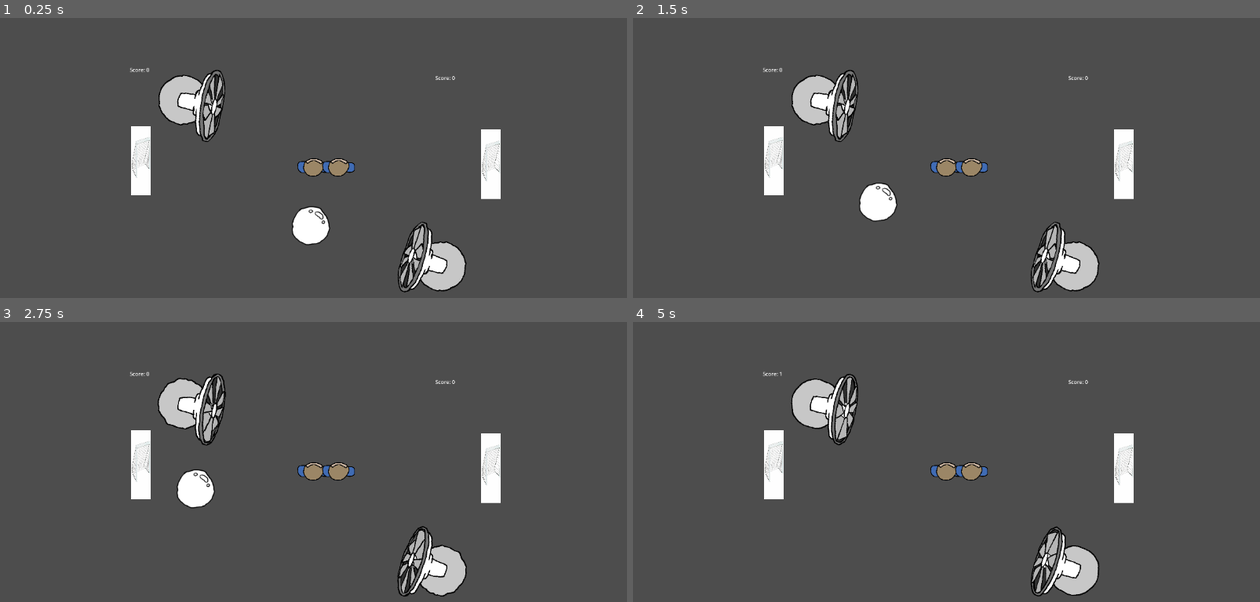
Above: before the commit, frames 1-4 (two rows, left to right).
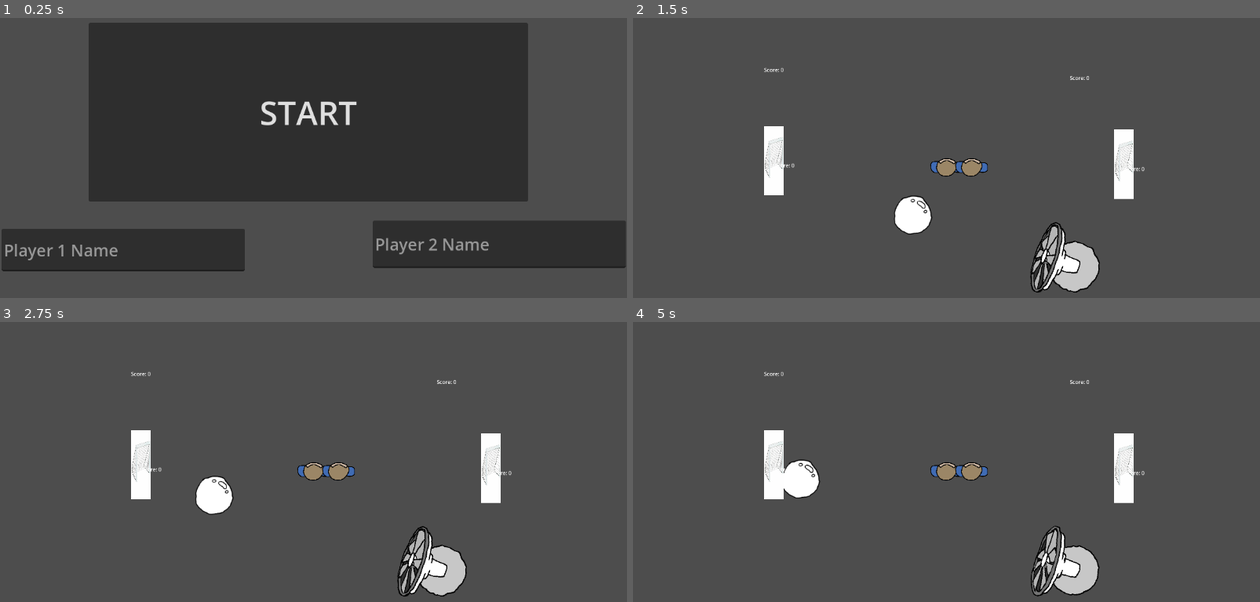
Above: after the commit, the same moments.

Repository: Calandir/ggj-2025
Game: Godot game, scene res://Scenes/menu.tscn
Two runs of this game, one before a commit and one after it. Both use one fixed random seed, a clock stepped at 60 frames per second and the inputs below. Before the commit the project starts from res://Scenes/example_scene.tscn.
Inputs (mouse positions are in pixels of both pictures, inside the frame that each line leads up to):
- Up to frame 1 (0.25 s): no input
- Up to frame 2 (1.5 s): click (940, 113) at 0.5 s, where only the run after the commit has a clickable "START"
- Up to frame 3 (2.75 s): no input
- Up to frame 4 (5 s): no input

The runs differ from the first frame. In frame 1, 58% of the frame differs, in the area x 0-100%, y 1-99%; in frame 2, 3.8%; in frame 3, 2.7%; in frame 4, 3.2%.

Commit message:
Added Main Menu

Diff:
--- a/HUD.tscn
+++ /dev/null
@@ -1,6 +0,0 @@
-[gd_scene load_steps=2 format=3 uid="uid://c01tmvuqy6n3q"]
-
-[ext_resource type="Script" path="res://HUD.gd" id="1_chea0"]
-
-[node name="Node2D" type="Node2D"]
-script = ExtResource("1_chea0")
--- a/Scenes/Goal.tscn
+++ b/Scenes/Goal.tscn
@@ -1,7 +1,8 @@
-[gd_scene load_steps=4 format=3 uid="uid://b2na6tf1un6wr"]
+[gd_scene load_steps=5 format=3 uid="uid://b2na6tf1un6wr"]
 
 [ext_resource type="Script" path="res://Scenes/goal.gd" id="1_xq1kv"]
 [ext_resource type="Texture2D" uid="uid://bdkftgpenn51f" path="res://Art/FreeKick_Soccer_Goal___44127.jpg" id="2_w2pto"]
+[ext_resource type="Script" path="res://Scenes/label.gd" id="3_m6q48"]
 
 [sub_resource type="RectangleShape2D" id="RectangleShape2D_w48lf"]
 size = Vector2(32.5, 148)
@@ -19,4 +20,9 @@
 scale = Vector2(0.1, 0.354583)
 texture = ExtResource("2_w2pto")
 
+[node name="Label" type="Label" parent="."]
+offset_right = 40.0
+offset_bottom = 23.0
+script = ExtResource("3_m6q48")
+
 [connection signal="body_entered" from="." to="." method="_on_Area2D_body_entered"]
--- /dev/null
+++ b/Scenes/example_scene.gd
@@ -0,0 +1,13 @@
+extends Node2D
+
+
+# Called when the node enters the scene tree for the first time.
+func _ready() -> void:
+	print("Player 1: " + Globalvars.player1_name)
+	print("Player 2: " + Globalvars.player2_name)
+	pass # Replace with function body.
+
+
+# Called every frame. 'delta' is the elapsed time since the previous frame.
+func _process(delta: float) -> void:
+	pass
--- a/Scenes/example_scene.tscn
+++ b/Scenes/example_scene.tscn
@@ -1,13 +1,15 @@
-[gd_scene load_steps=7 format=3 uid="uid://bi38mugybmfl0"]
+[gd_scene load_steps=8 format=3 uid="uid://bi38mugybmfl0"]
 
 [ext_resource type="Script" path="res://Scripts/debug_bubble_spawner.gd" id="1_7vexg"]
 [ext_resource type="PackedScene" uid="uid://dthq8fdiqs16e" path="res://Scenes/Bubble.tscn" id="1_b6d3v"]
+[ext_resource type="Script" path="res://Scenes/example_scene.gd" id="1_poy5t"]
 [ext_resource type="PackedScene" uid="uid://bww2ytek0n024" path="res://Scenes/Fan.tscn" id="2_acuum"]
 [ext_resource type="PackedScene" uid="uid://b2na6tf1un6wr" path="res://Scenes/Goal.tscn" id="3_m40s0"]
 [ext_resource type="Script" path="res://Scenes/label.gd" id="4_em4yn"]
 [ext_resource type="PackedScene" uid="uid://d2886r8qbijju" path="res://Scenes/player.tscn" id="4_t3qv7"]
 
 [node name="MainScene" type="Node2D"]
+script = ExtResource("1_poy5t")
 
 [node name="Camera2D" type="Camera2D" parent="."]
 zoom = Vector2(0.6, 0.6)
@@ -17,10 +19,6 @@
 [node name="Fan0_Area2D" parent="." instance=ExtResource("2_acuum")]
 position = Vector2(369, 294)
 rotation = 3.44528
-
-[node name="Fan1_Area2D2" parent="." instance=ExtResource("2_acuum")]
-position = Vector2(-376, -200)
-rotation = 0.183077
 
 [node name="Player 0" parent="." instance=ExtResource("4_t3qv7")]
 
@@ -48,6 +46,7 @@
 offset_right = 113.0
 offset_bottom = -256.0
 script = ExtResource("4_em4yn")
+playerIdentifier = 1
 metadata/_edit_use_anchors_ = true
 
 [node name="DebugBubbleSpawner" type="Node" parent="."]
--- a/Scenes/goal.gd
+++ b/Scenes/goal.gd
@@ -3,6 +3,7 @@
 # Keep track of bubbles eaten by goal
 
 var score = 0
+@export var goal_num: int = 0
 
 
 
--- a/Scenes/label.gd
+++ b/Scenes/label.gd
@@ -2,10 +2,17 @@
 
 # Declare the score variable
 var score : int = 0
+var playername : String = ""
+@export var playerIdentifier: int = 0
 
 # Called when the node enters the scene tree for the first time.
 func _ready() -> void:
-	self.text = "Score: " + str(score)
+	#print(Globalvars.player1_name)
+	if playerIdentifier == 0:
+		self.text = Globalvars.player1_name + " Score: " + str(score)
+	else:
+		self.text = Globalvars.player2_name + " Score: " + str(score)
+
 	pass # Replace with function body.
 
 
@@ -16,10 +23,14 @@
 
 # Function to update the score and update the UI text
 func update_score():
-	score += 1
-	self.text = "Score: " + str(score)
+	Globalvars.player1_score += 1
+	self.text = Globalvars.player1_name + " Score: " + str(score)
 
 
 func _on_goal_goal_scored() -> void:
 	score += 1
-	self.text = "Score: " + str(score)
+	print("potato")
+	if playerIdentifier == 0:
+		self.text = Globalvars.player1_name + " Score: " + str(score)
+	else:
+		self.text = Globalvars.player2_name + " Score: " + str(score)
--- /dev/null
+++ b/Scenes/menu.tscn
@@ -0,0 +1,42 @@
+[gd_scene load_steps=2 format=3 uid="uid://b6xt6h1205gbq"]
+
+[ext_resource type="Script" path="res://menu.gd" id="1_rnsg8"]
+
+[node name="Menu" type="Control"]
+layout_mode = 3
+anchors_preset = 15
+anchor_right = 1.0
+anchor_bottom = 1.0
+grow_horizontal = 2
+grow_vertical = 2
+script = ExtResource("1_rnsg8")
+
+[node name="Button" type="Button" parent="."]
+layout_mode = 1
+anchors_preset = -1
+anchor_right = 0.203
+anchor_bottom = 0.241
+offset_left = 163.0
+offset_top = 58.0
+offset_right = 736.144
+offset_bottom = 230.832
+theme_override_font_sizes/font_size = 60
+text = "START"
+
+[node name="LineEdit1" type="LineEdit" parent="."]
+layout_mode = 0
+offset_left = 3.0
+offset_top = 437.0
+offset_right = 450.0
+offset_bottom = 515.0
+theme_override_font_sizes/font_size = 30
+placeholder_text = "Player 1 Name"
+
+[node name="LineEdit2" type="LineEdit" parent="."]
+layout_mode = 0
+offset_left = 685.0
+offset_top = 422.0
+offset_right = 1150.0
+offset_bottom = 509.0
+theme_override_font_sizes/font_size = 30
+placeholder_text = "Player 2 Name"
--- a/HUD.gd
+++ b/Scripts/globalvars.gd
@@ -1,5 +1,9 @@
-extends Node2D
+extends Node
 
+var player1_name: String = ""
+var player2_name: String = ""
+var player1_score: int = 0
+var player2_score: int = 0
 
 # Called when the node enters the scene tree for the first time.
 func _ready() -> void:
--- /dev/null
+++ b/Scripts/menu.gd
@@ -0,0 +1,18 @@
+extends Control
+
+@onready var start_button = $Button
+
+
+# Called when the node enters the scene tree for the first time.
+func _ready() -> void:
+	start_button.pressed.connect(_on_start_button_pressed)
+	pass # Replace with function body.
+
+
+func _on_start_button_pressed():
+	# Load the main game scene (replace "res://GameScene.tscn" with your scene's actual path)
+	var game_scene = load("res://Scenes/example_scene.tscn")  # Use the path to your game scene
+	get_tree().change_scene_to_packed(game_scene)
+	# Called every frame. 'delta' is the elapsed time since the previous frame.
+func _process(delta: float) -> void:
+	pass
--- /dev/null
+++ b/menu.gd
@@ -0,0 +1,27 @@
+extends Control
+
+@onready var start_button = $Button
+@onready var player1_name_input = $LineEdit1  # Reference to Player 1's LineEdit
+@onready var player2_name_input = $LineEdit2
+
+
+
+
+# Called when the node enters the scene tree for the first time.
+func _ready() -> void:
+	start_button.pressed.connect(_on_start_button_pressed)
+	pass # Replace with function body.
+
+
+func _on_start_button_pressed():
+	# Load the main game scene (replace "res://GameScene.tscn" with your scene's actual path)
+	print("here!")
+	Globalvars.player1_name = player1_name_input.text
+	Globalvars.player2_name = player2_name_input.text
+
+	var game_scene = load("res://Scenes/example_scene.tscn")  # Use the path to your game scene
+	get_tree().change_scene_to_packed(game_scene)
+
+# Called every frame. 'delta' is the elapsed time since the previous frame.
+func _process(delta: float) -> void:
+	pass
--- a/project.godot
+++ b/project.godot
@@ -11,9 +11,13 @@
 [application]
 
 config/name="ggj-2025"
-run/main_scene="res://Scenes/example_scene.tscn"
+run/main_scene="res://Scenes/menu.tscn"
 config/features=PackedStringArray("4.3", "GL Compatibility")
 config/icon="res://Art/icon.svg"
+
+[autoload]
+
+Globalvars="*res://Scripts/globalvars.gd"
 
 [input]
 
